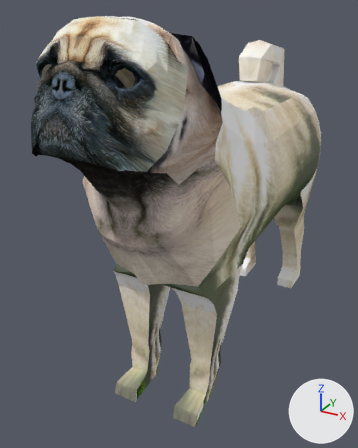
Two versions of the Blender file puuuuug.blend, one commit apart.
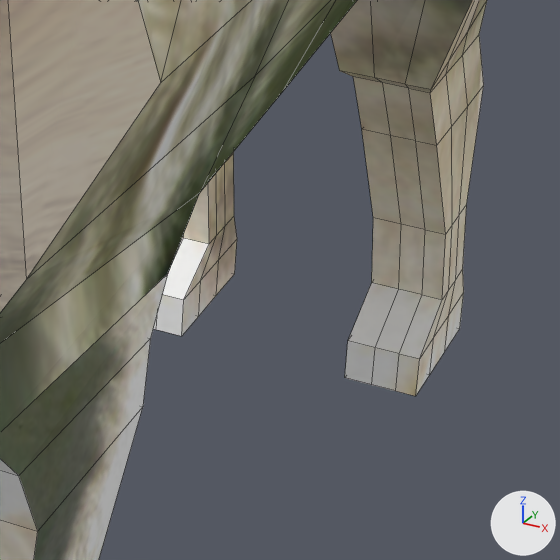
Each version appears first whole from a 50 mm camera at (3.05, -6.78, 5.62) aimed at (-0.4, -0.5, 2.49), and next in a close-up on the part from 59% to 89% of the width and 47% to 72% of the height. The axes (+X, +Y, +Z) are drawn at lower right. The lights are the same throughout. The close-ups show mesh edges as thin lines.

Script lines for the objects in view, before the commit:
```python
me_body = bpy.data.meshes.new('body')
me_body.from_pydata(...)  # 914 vertices, 761 faces, 3 loose edges; spans x 0.0..1.1, y -2.95..3.77, z -3.01..2.51
me_body.materials.append(mat_pug_skin)  # picture img_puuuuug_tex2_png
ob_puug = bpy.data.objects.new('puug', me_body)
ob_puug.location = (0.0, -0.547, 3.026)
ob_puug.scale = (1.13, 1.0, 1.0)
_m = ob_puug.modifiers.new('Mirror', 'MIRROR')
_m.use_clip = True
```
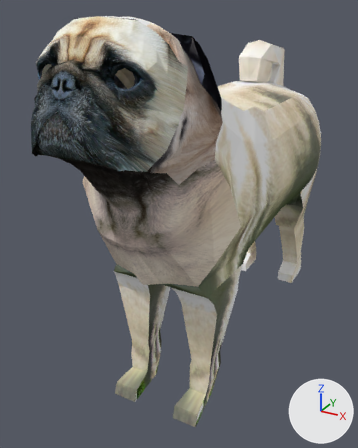
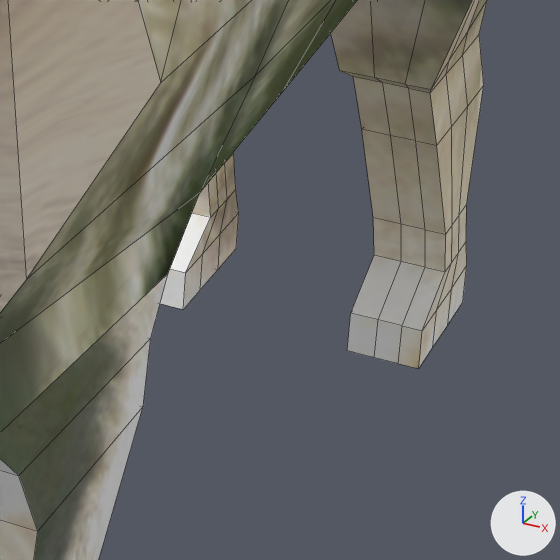
The newer file is also turned or shifted as a whole; pictures and numbers use the older file's frame.

Where the change shows, as pixel boxes (x1, y1, x2, y2) in the close-ups (560 x 560 px):
'puug', reshaped, modifiers changed
    both: (0, 0, 487, 560)
part 1 of me_body, built on
    before: (153, 153, 467, 396)
    after: (160, 152, 467, 369)

What the commit changed:
me_body is used by ob_puug; location (0.0, -0.547, 3.026); scale (1.13, 1.0, 1.0).
me_body had 914 vertices, 761 faces, 3 loose edges and spanned x 0.0..1.1, y -2.95..3.77, z -3.01..2.51.
me_body now has 1539 vertices, 1497 faces, 4 loose edges and spans x -1.1..1.1, y -2.95..3.77, z -2.88..2.51.
me_body part 1: 40 vertices moved from x 0.33..0.61, y 3.12..3.77, z -3.01..-2.68 to x 0.33..0.61, y 3.12..3.77, z -2.88..-2.54; 95 vertices removed from x 0.0..0.71, y -2.95..2.48, z 0.47..2.51; 724 vertices added at x -1.1..-0.03, y -2.95..3.77, z -2.88..2.5.
Object 'puug' (ob_puug) loses its MIRROR modifier named 'Mirror'.
Modifier setting removed (it was use_clip = True).
